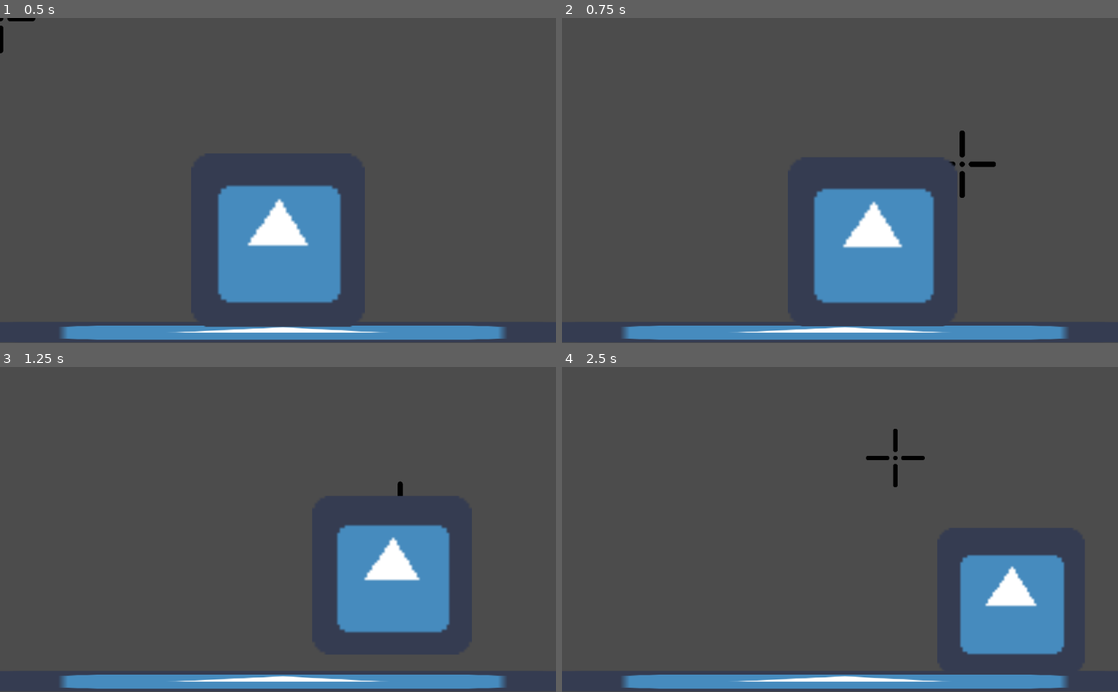
Above: before the commit, frames 1-4 (two rows, left to right).
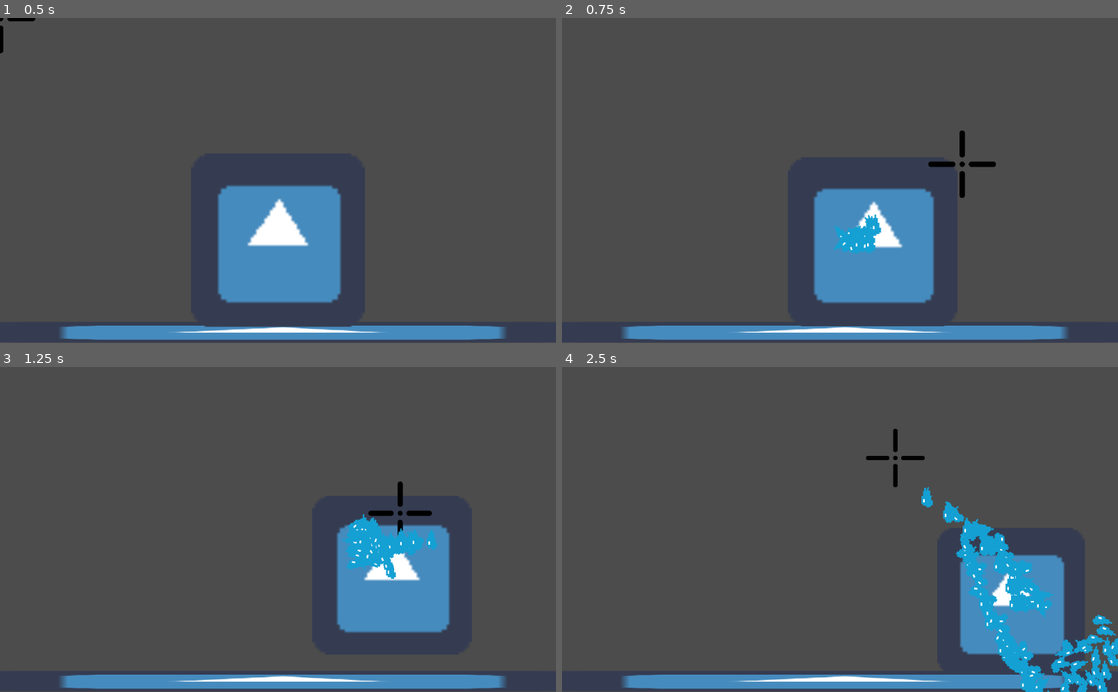
Above: after the commit, the same moments.

Repository: Wowe-Peanut/REPL-Game-Jam
Game: Godot game, scene res://Levels/TestLevel.tscn
The game is run twice, just before and just after one commit, with the same random seed, the same clock (stepped at 60 frames per second) and the same inputs. The engine's default icon, where the game draws it, is replaced by a stand-in: a white triangle on a blue panel in a dark square.
Inputs (mouse positions are in pixels of both pictures, inside the frame that each line leads up to):
- Up to frame 1 (0.5 s): no input
- Up to frame 2 (0.75 s): tap Enter at 0.5 s; move the mouse to (962, 164) at 0.52 s; press the mouse at (962, 164) at 0.53 s; hold D (right) from 0.53 s (still down)
- Up to frame 3 (1.25 s): keep holding D (right); tap W (jump) at 0.77 s
- Up to frame 4 (2.5 s): move the mouse to (728, 545) at 1.27 s; release the mouse at (728, 545) at 1.28 s; click (728, 545) at 1.35 s; tap W (jump) at 1.52 s; move the mouse to (895, 458) at 2.02 s; release D (right) at 2.03 s; press the mouse at (895, 458) at 2.03 s; hold A (left) from 2.03 s (still down)

Frame 1 is identical in both runs. In frame 2, 0.7% of the frame differs, in the area x 48-71%, y 44-73%; in frame 3, 1.7%; in frame 4, 4.8%, in the area x 64-100%, y 36-100%.

Commit message:
Basic Squirting Capabilities
bruh

Diff:
--- a/Levels/TestLevel.tscn
+++ b/Levels/TestLevel.tscn
@@ -1,7 +1,8 @@
-[gd_scene load_steps=4 format=2]
+[gd_scene load_steps=5 format=2]
 
 [ext_resource path="res://Assets/icon.png" type="Texture" id=1]
 [ext_resource path="res://Objects/Player.tscn" type="PackedScene" id=2]
+[ext_resource path="res://Objects/ParticleBoundary.tscn" type="PackedScene" id=3]
 
 [sub_resource type="RectangleShape2D" id=1]
 
@@ -20,3 +21,5 @@
 
 [node name="Player" parent="." instance=ExtResource( 2 )]
 position = Vector2( 512, 300 )
+
+[node name="Area2D" parent="." instance=ExtResource( 3 )]
--- a/Objects/Cursor.gd
+++ b/Objects/Cursor.gd
@@ -3,7 +3,12 @@
 var distance
 
 func _ready():
-	Input.set_mouse_mode(Input.MOUSE_MODE_HIDDEN)
+	#Input.set_mouse_mode(Input.MOUSE_MODE_HIDDEN)
+	pass
 
 func _process(delta):
 	global_position = get_global_mouse_position()
+
+
+func get_power():
+	return position.length()
--- /dev/null
+++ b/Objects/ParticleBoundary.gd
@@ -0,0 +1,4 @@
+extends Area2D
+
+func _on_Area2D_body_exited(body):
+	body.queue_free()
--- /dev/null
+++ b/Objects/ParticleBoundary.tscn
@@ -0,0 +1,17 @@
+[gd_scene load_steps=3 format=2]
+
+[ext_resource path="res://Objects/ParticleBoundary.gd" type="Script" id=1]
+
+[sub_resource type="RectangleShape2D" id=1]
+extents = Vector2( 512, 300 )
+
+[node name="Area2D" type="Area2D"]
+position = Vector2( 512, 300 )
+collision_layer = 2
+collision_mask = 2
+script = ExtResource( 1 )
+
+[node name="CollisionShape2D" type="CollisionShape2D" parent="."]
+shape = SubResource( 1 )
+
+[connection signal="body_exited" from="." to="." method="_on_Area2D_body_exited"]
--- a/Objects/Player.gd
+++ b/Objects/Player.gd
@@ -1,4 +1,6 @@
 extends KinematicBody2D
+
+onready var water_particle = load("res://Objects/WaterParticle.tscn")
 
 #Movement
 var speed = 300
@@ -22,6 +24,13 @@
 	if Input.is_action_pressed("squirt"):
 		water -= 1
 		water = min_water if water < min_water else water
+		squirt_water()
+
+func squirt_water():
+	var w = water_particle.instance()
+	w.global_position = position
+	w.apply_central_impulse($Cursor.position*10)
+	get_tree().get_root().add_child(w)
 
 func _process(delta):
 	#Movement
--- a/Objects/Player.tscn
+++ b/Objects/Player.tscn
@@ -10,10 +10,10 @@
 [node name="Player" type="KinematicBody2D"]
 script = ExtResource( 1 )
 
-[node name="Cursor" parent="." instance=ExtResource( 3 )]
-
 [node name="Sprite" type="Sprite" parent="."]
 texture = ExtResource( 2 )
 
 [node name="Hitbox" type="CollisionShape2D" parent="."]
 shape = SubResource( 1 )
+
+[node name="Cursor" parent="." instance=ExtResource( 3 )]
--- /dev/null
+++ b/Objects/WaterParticle.tscn
@@ -0,0 +1,34 @@
+[gd_scene load_steps=4 format=2]
+
+[ext_resource path="res://Assets/drop.png" type="Texture" id=1]
+
+[sub_resource type="ParticlesMaterial" id=1]
+flag_disable_z = true
+direction = Vector3( 0, 0, 0 )
+spread = 180.0
+gravity = Vector3( 0, 3, 0 )
+initial_velocity = 10.0
+initial_velocity_random = 1.0
+angular_velocity = 100.0
+angular_velocity_random = 1.0
+orbit_velocity = 0.0
+orbit_velocity_random = 0.0
+scale = 0.3
+
+[sub_resource type="CircleShape2D" id=2]
+
+[node name="WaterParticle" type="RigidBody2D"]
+collision_layer = 2
+collision_mask = 0
+gravity_scale = 4.0
+
+[node name="Particles2D" type="Particles2D" parent="."]
+amount = 3
+lifetime = 2.0
+speed_scale = 10.0
+local_coords = false
+process_material = SubResource( 1 )
+texture = ExtResource( 1 )
+
+[node name="CollisionShape2D" type="CollisionShape2D" parent="."]
+shape = SubResource( 2 )
Binary file added: Assets/drop.png
Not shown, added: Assets/drop.png.import
Not shown, added: Assets/f3a2f262a8e0683.png.crdownload
